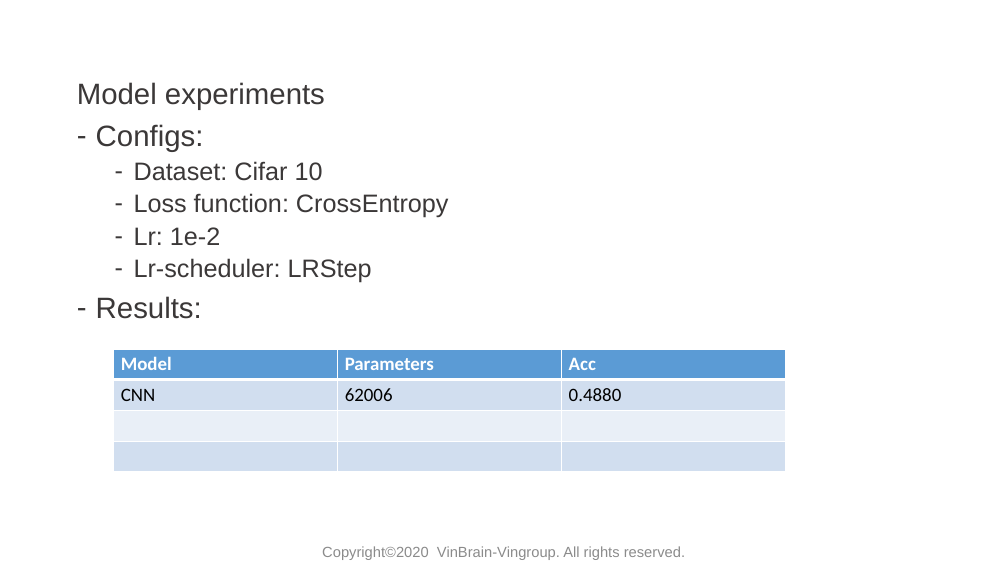
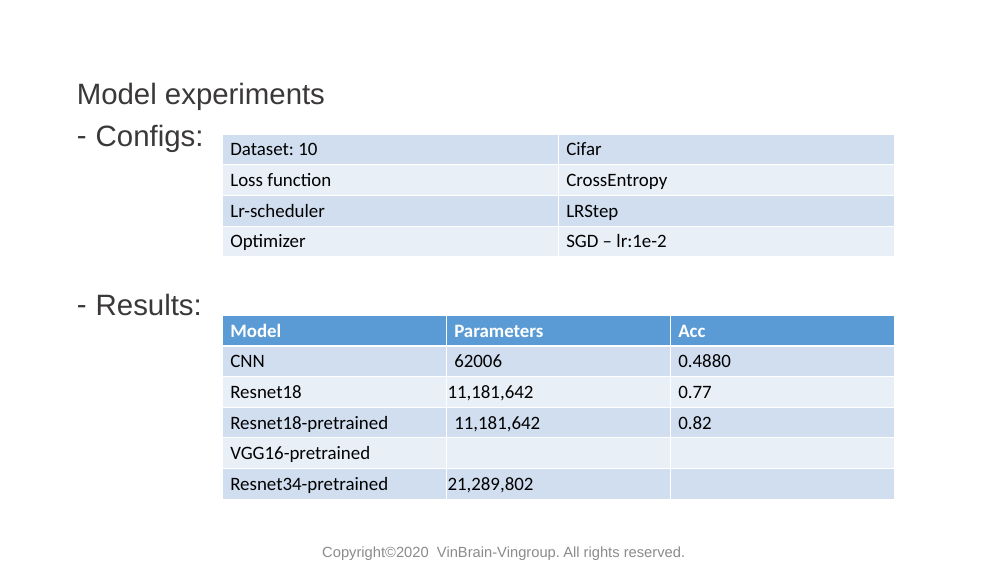
Before and after one commit to huyentls1114/vinbrain-internship, a slide deck: slide 4 of mid_term/mid_term.pptx. Drawn at 1008x567 pixels with LibreOffice and Linux fonts; fonts in the diff are those of the drawing; background and template pictures are left out. Boxes give left, top, right and bottom in pixels: in the first picture for what was removed or moved away, otherwise in the second. Text is boxed around its words. In the diff, an @@ line names an element or a change of style, - is before the commit and + after.

```diff
--- a/mid_term/mid_term.pptx
+++ b/mid_term/mid_term.pptx
@@ table added at (223,134,895,256), 4 rows, 2 columns @@
+Dataset: 10 | Cifar
+Loss function | CrossEntropy
+Lr-scheduler | LRStep
+Optimizer | SGD – lr:1e-2
@@ text at (134,161,449,283): paragraphs removed @@
-  – Dataset: Cifar 10
-  – Loss function: CrossEntropy
-  – Lr: 1e-2
-  – Lr-scheduler: LRStep
@@ table at (223,315,895,499) @@
-row 3:  |  | 
-row 4:  |  | 
+row 3: Resnet18 | 11,181,642 | 0.77
+row 4: Resnet18-pretrained | 11,181,642 | 0.82
+row 5: VGG16-pretrained |  | 
+row 6: Resnet34-pretrained | 21,289,802 | 
@@ table: place and size @@
-table at (113,349,785,472)
+table at (223,315,895,499)
```
Also in this commit, not shown: 1 other slide changed, 2 other files.
